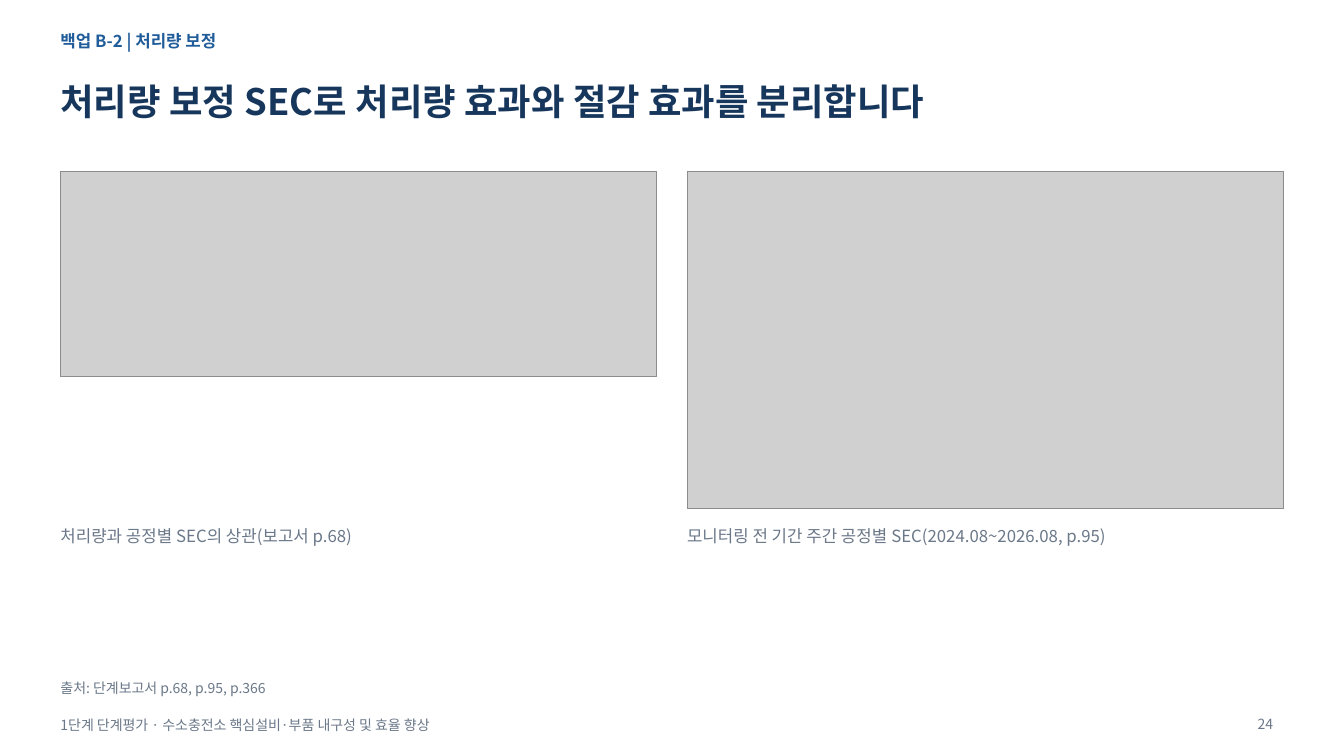
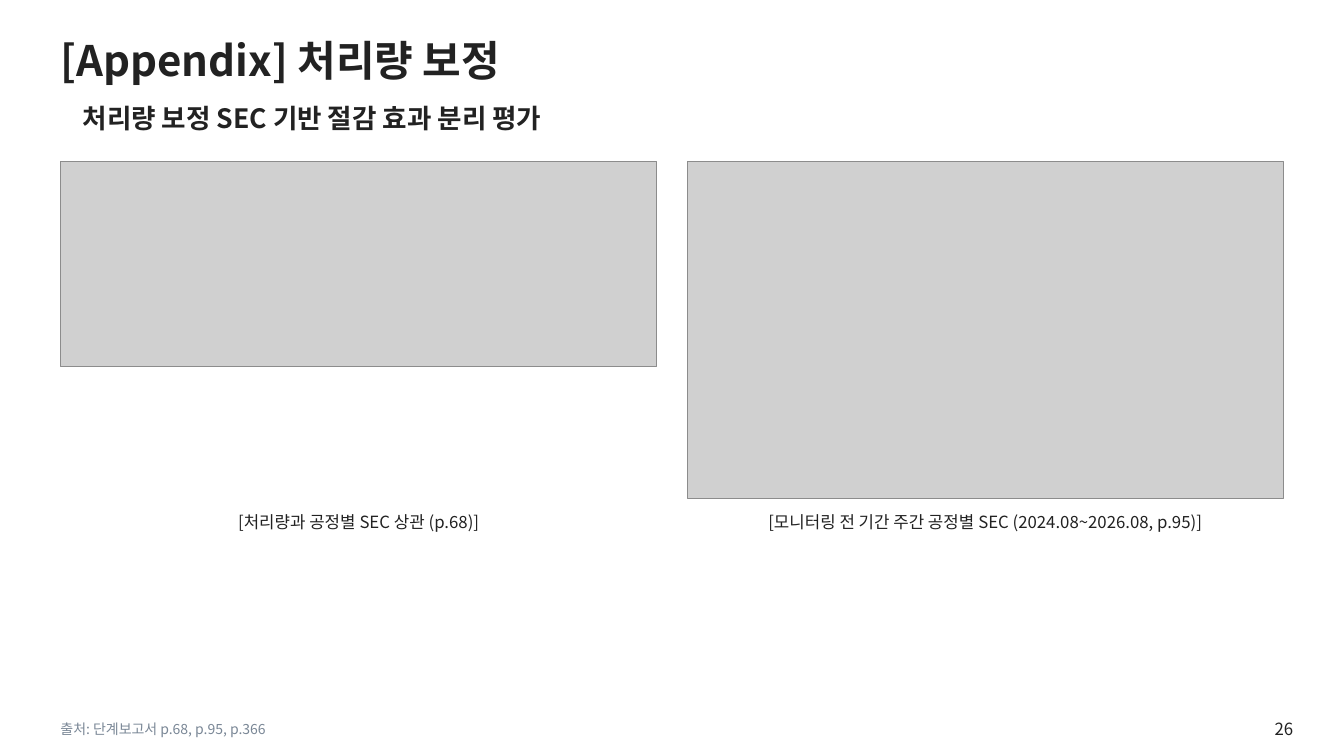
Before and after one commit to jungdw180-debug/h2, a slide deck: slide 26 of slides/1단계_단계평가_본평가판.pptx (slide 24 before the commit). Drawn at 1344x756 pixels with LibreOffice and Linux fonts; fonts in the diff are those of the drawing; grey boxes stand for pictures; background and template pictures are left out. Boxes give left, top, right and bottom in pixels: in the first picture for what was removed or moved away, otherwise in the second. Text is boxed around its words. In the diff, an @@ line names an element or a change of style, - is before the commit and + after.

```diff
--- a/slides/1단계_단계평가_본평가판.pptx
+++ b/slides/1단계_단계평가_본평가판.pptx
@@ title "[Appendix] 처리량 보정" at (x1=60, y1=40, x2=500, y2=85): vertical alignment top to middle @@
@@ title at (x1=60, y1=40, x2=500, y2=85): text changed; size 12 to 30 pt; text colour #1F5C99 to #222222 @@
-백업 B-2 | 처리량 보정
+[Appendix] 처리량 보정
@@ text at (x1=83, y1=105, x2=542, y2=131): text changed; size 26 to 19 pt; text colour #16365C to #222222 @@
-처리량 보정 SEC로 처리량 효과와 절감 효과를 분리합니다
+처리량 보정 SEC 기반 절감 효과 분리 평가
@@ picture moved from (x1=60, y1=171, x2=657, y2=377) to (x1=60, y1=161, x2=657, y2=367) @@
@@ picture moved from (x1=688, y1=171, x2=1285, y2=508) to (x1=688, y1=161, x2=1285, y2=498) @@
@@ text at (x1=238, y1=514, x2=480, y2=532): text changed; text colour #6B7889 to #222222 @@
-처리량과 공정별 SEC의 상관(보고서 p.68)
+[처리량과 공정별 SEC 상관 (p.68)]
@@ text at (x1=768, y1=514, x2=1202, y2=532): text changed; text colour #6B7889 to #222222 @@
-모니터링 전 기간 주간 공정별 SEC(2024.08~2026.08, p.95)
+[모니터링 전 기간 주간 공정별 SEC (2024.08~2026.08, p.95)]
@@ text "출처: 단계보고서 p.68, p.95, p.366" moved from (x1=60, y1=681, x2=266, y2=696) to (x1=60, y1=722, x2=266, y2=737) @@
@@ text "출처: 단계보고서 p.68, p.95, p.366" at (x1=60, y1=722, x2=266, y2=737): text colour #6B7889 to #7A8796 @@
@@ text removed at (x1=60, y1=718, x2=430, y2=731) @@
-1단계 단계평가 · 수소충전소 핵심설비·부품 내구성 및 효율 향상
@@ page number removed at (x1=1258, y1=718, x2=1274, y2=729) @@
-24
@@ page number added at (x1=1275, y1=722, x2=1294, y2=735), 12 pt, text #222222 @@
+26
```
Also in this commit, not shown: 22 other slides changed, 4 slides added, 2 slides removed, 6 other files.
